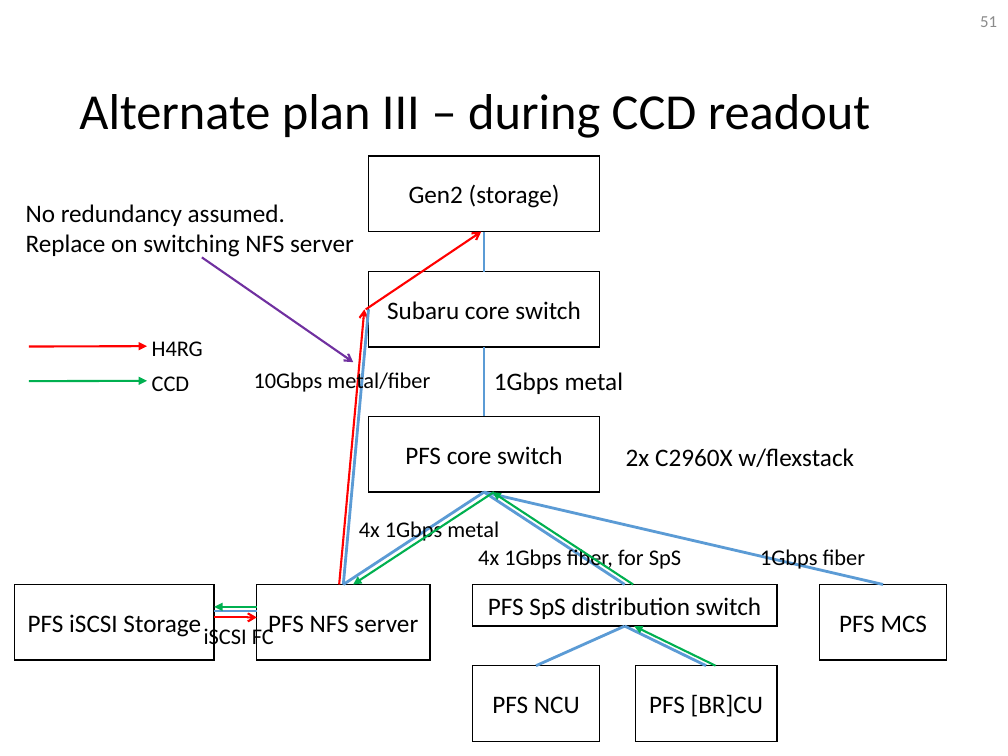
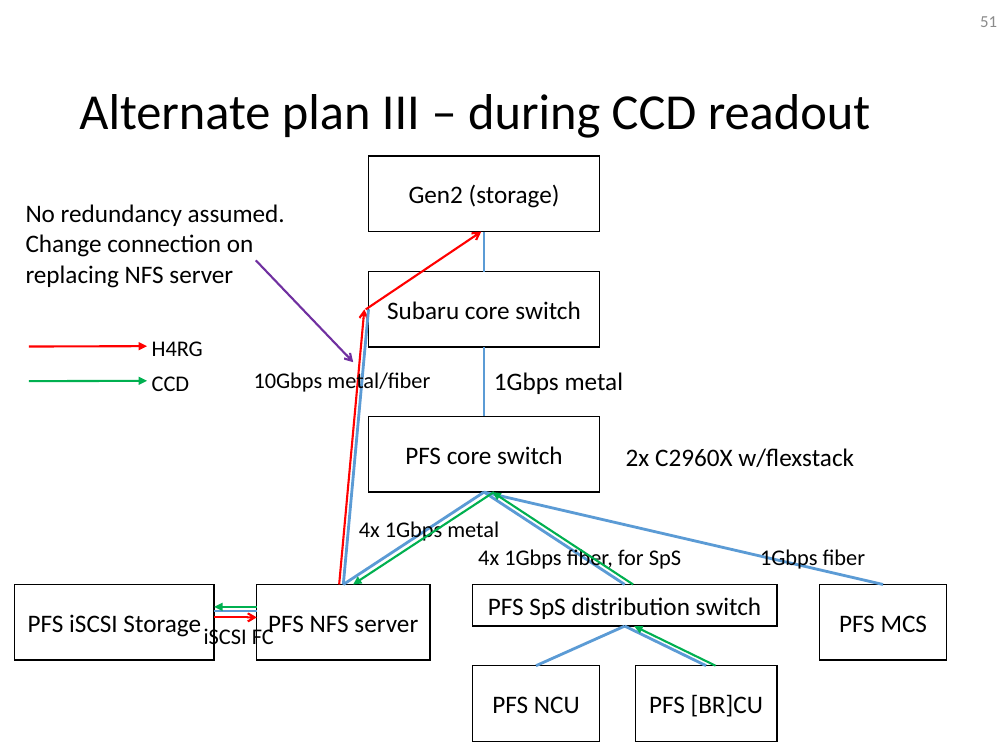
Before and after one commit to Subaru-PFS/ics_doc, a slide deck: slide 51 of SSN-00029.pptx. Drawn at 1008x756 pixels with LibreOffice and Linux fonts; fonts in the diff are those of the drawing. Boxes give left, top, right and bottom in pixels: in the first picture for what was removed or moved away, otherwise in the second. Text is boxed around its words. In the diff, an @@ line names an element or a change of style, - is before the commit and + after.

```diff
--- a/SSN-00029.pptx
+++ b/SSN-00029.pptx
@@ text at (26, 234, 254, 288): text changed @@
-Replace on switching NFS server
+Change connection on replacing NFS server
@@ arrow moved from (353, 362) - (202, 257) to (353, 362) - (256, 260) @@
```
Also in this commit, not shown: 10 other slides changed.
